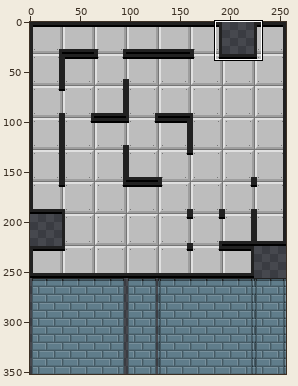
File history of a pixel-art file, Assets/.ase/tileset.aseprite. The picture above shows the old version from afar; the outline marks the close-up.
Close-up. Before:
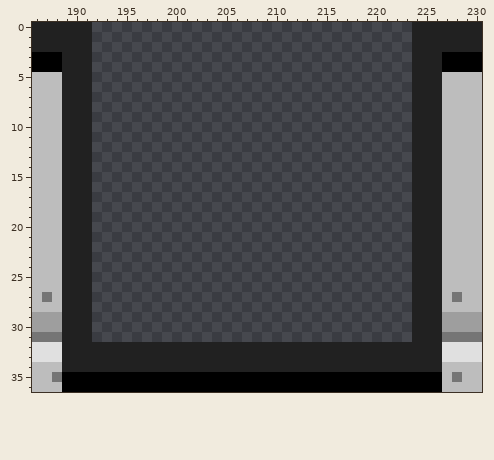
256x352 pixels, 1 frame. Shown: x 186..230, y 0..36.
And afterwards:
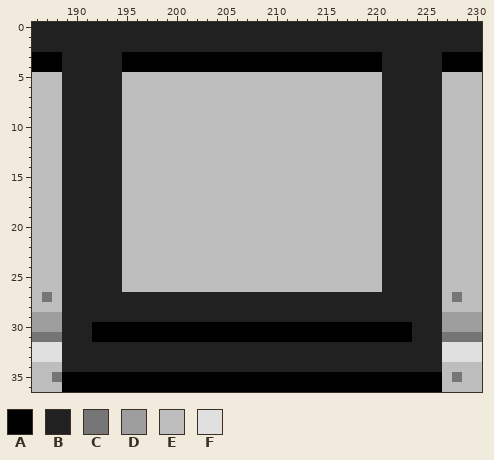
Palette (. is transparent): A #000000  B #212121  C #757575  D #9e9e9e  E #bdbdbd  F #e0e0e0
Changes in this commit:
--- layer "Layer 1"
@@ x 186..230 @@
- 0 BBBBBB................................BBBBBBB
- 1 BBBBBB................................BBBBBBB
- 2 BBBBBB................................BBBBBBB
- 3 AAABBB................................BBBAAAA
- 4 AAABBB................................BBBAAAA
- 5 EEEBBB................................BBBEEEE
- 6 EEEBBB................................BBBEEEE
- 7 EEEBBB................................BBBEEEE
- 8 EEEBBB................................BBBEEEE
- 9 EEEBBB................................BBBEEEE
-10 EEEBBB................................BBBEEEE
-11 EEEBBB................................BBBEEEE
-12 EEEBBB................................BBBEEEE
-13 EEEBBB................................BBBEEEE
-14 EEEBBB................................BBBEEEE
-15 EEEBBB................................BBBEEEE
-16 EEEBBB................................BBBEEEE
-17 EEEBBB................................BBBEEEE
-18 EEEBBB................................BBBEEEE
-19 EEEBBB................................BBBEEEE
-20 EEEBBB................................BBBEEEE
-21 EEEBBB................................BBBEEEE
-22 EEEBBB................................BBBEEEE
-23 EEEBBB................................BBBEEEE
-24 EEEBBB................................BBBEEEE
-25 EEEBBB................................BBBEEEE
-26 EEEBBB................................BBBEEEE
-27 ECEBBB................................BBBECEE
-28 EEEBBB................................BBBEEEE
-29 DDDBBB................................BBBDDDD
-30 DDDBBB................................BBBDDDD
-31 CCCBBB................................BBBCCCC
+ 0 BBBBBBBBBBBBBBBBBBBBBBBBBBBBBBBBBBBBBBBBBBBBB
+ 1 BBBBBBBBBBBBBBBBBBBBBBBBBBBBBBBBBBBBBBBBBBBBB
+ 2 BBBBBBBBBBBBBBBBBBBBBBBBBBBBBBBBBBBBBBBBBBBBB
+ 3 AAABBBBBBAAAAAAAAAAAAAAAAAAAAAAAAAABBBBBBAAAA
+ 4 AAABBBBBBAAAAAAAAAAAAAAAAAAAAAAAAAABBBBBBAAAA
+ 5 EEEBBBBBBEEEEEEEEEEEEEEEEEEEEEEEEEEBBBBBBEEEE
+ 6 EEEBBBBBBEEEEEEEEEEEEEEEEEEEEEEEEEEBBBBBBEEEE
+ 7 EEEBBBBBBEEEEEEEEEEEEEEEEEEEEEEEEEEBBBBBBEEEE
+ 8 EEEBBBBBBEEEEEEEEEEEEEEEEEEEEEEEEEEBBBBBBEEEE
+ 9 EEEBBBBBBEEEEEEEEEEEEEEEEEEEEEEEEEEBBBBBBEEEE
+10 EEEBBBBBBEEEEEEEEEEEEEEEEEEEEEEEEEEBBBBBBEEEE
+11 EEEBBBBBBEEEEEEEEEEEEEEEEEEEEEEEEEEBBBBBBEEEE
+12 EEEBBBBBBEEEEEEEEEEEEEEEEEEEEEEEEEEBBBBBBEEEE
+13 EEEBBBBBBEEEEEEEEEEEEEEEEEEEEEEEEEEBBBBBBEEEE
+14 EEEBBBBBBEEEEEEEEEEEEEEEEEEEEEEEEEEBBBBBBEEEE
+15 EEEBBBBBBEEEEEEEEEEEEEEEEEEEEEEEEEEBBBBBBEEEE
+16 EEEBBBBBBEEEEEEEEEEEEEEEEEEEEEEEEEEBBBBBBEEEE
+17 EEEBBBBBBEEEEEEEEEEEEEEEEEEEEEEEEEEBBBBBBEEEE
+18 EEEBBBBBBEEEEEEEEEEEEEEEEEEEEEEEEEEBBBBBBEEEE
+19 EEEBBBBBBEEEEEEEEEEEEEEEEEEEEEEEEEEBBBBBBEEEE
+20 EEEBBBBBBEEEEEEEEEEEEEEEEEEEEEEEEEEBBBBBBEEEE
+21 EEEBBBBBBEEEEEEEEEEEEEEEEEEEEEEEEEEBBBBBBEEEE
+22 EEEBBBBBBEEEEEEEEEEEEEEEEEEEEEEEEEEBBBBBBEEEE
+23 EEEBBBBBBEEEEEEEEEEEEEEEEEEEEEEEEEEBBBBBBEEEE
+24 EEEBBBBBBEEEEEEEEEEEEEEEEEEEEEEEEEEBBBBBBEEEE
+25 EEEBBBBBBEEEEEEEEEEEEEEEEEEEEEEEEEEBBBBBBEEEE
+26 EEEBBBBBBEEEEEEEEEEEEEEEEEEEEEEEEEEBBBBBBEEEE
+27 ECEBBBBBBBBBBBBBBBBBBBBBBBBBBBBBBBBBBBBBBECEE
+28 EEEBBBBBBBBBBBBBBBBBBBBBBBBBBBBBBBBBBBBBBEEEE
+29 DDDBBBBBBBBBBBBBBBBBBBBBBBBBBBBBBBBBBBBBBDDDD
+30 DDDBBBAAAAAAAAAAAAAAAAAAAAAAAAAAAAAAAABBBDDDD
+31 CCCBBBAAAAAAAAAAAAAAAAAAAAAAAAAAAAAAAABBBCCCC
 32 FFFBBBBBBBBBBBBBBBBBBBBBBBBBBBBBBBBBBBBBBFFFF
Changed places in both close-ups, as pixel boxes (x1, y1, x2, y2):
added: (92, 22, 412, 342)
